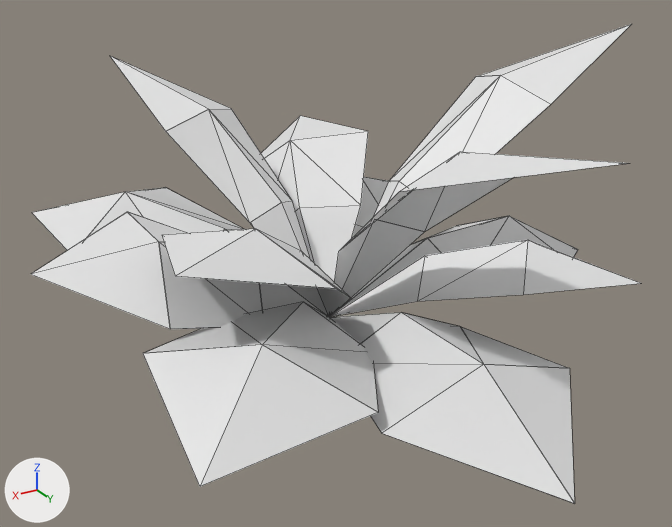
Before and after pictures for a commit that changed the FBX model WinAPI_2504/Resources/MedievalConstructions/Game/LowPolyMedievalConstructions/Meshes/SM_Pot_4_Leaf.FBX.
One viewpoint serves both versions: a 50 mm lens placed at (0.686, 1.164, 1.087), pointed at (0.032, 0.074, 0.542). Every picture has the same lights, and +X, +Y and +Z are marked at lower left. The first picture is the older version. Mesh edges are drawn as thin lines. Objects named as collision shapes, trigger or cutter boxes, shadow casters or lower levels of detail are left out. Where no turn or scale is listed for an object, it has been applied to the vertices.

Objects in the first picture: 'SM_Pot_4_Leaf'.
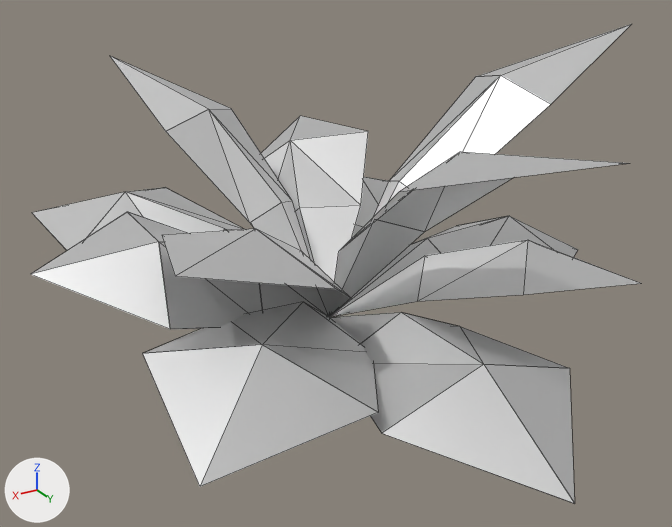
The newer file is also turned or shifted as a whole; pictures and numbers use the older file's frame.

Boxes (x1, y1, x2, y2) around the edits, measured in the pictures (672 x 527 px; the box of a moved part takes in the faces that stretch with it):
'SM_Pot_4_Leaf', surface changed, reshaped: (30, 24, 641, 504) in both
part 1 of me_sm_pot_4_leaf, moved or reshaped: before (110, 56, 406, 342); after (110, 56, 406, 343)

Patch to the scene script:
```diff
--- a/WinAPI_2504/Resources/MedievalConstructions/Game/LowPolyMedievalConstructions/Meshes/SM_Pot_4_Leaf.FBX.py
+++ b/WinAPI_2504/Resources/MedievalConstructions/Game/LowPolyMedievalConstructions/Meshes/SM_Pot_4_Leaf.FBX.py
@@ mat_m_texture_atlas @@
 mat_m_texture_atlas.roughness = 0.553
+mat_m_texture_atlas.metallic = 1.0
@@ me_sm_pot_4_leaf @@
 # used by ob_sm_pot_4_leaf; location = (0.0, 0.0, 0.0)
-me_sm_pot_4_leaf.from_pydata(...)  # 190 vertices, 192 faces; spans x -0.554..0.451, y -0.407..0.571, z 0.412..0.842
+me_sm_pot_4_leaf.from_pydata(...)  # 188 vertices, 192 faces; spans x -0.554..0.451, y -0.407..0.571, z 0.412..0.842
+# me_sm_pot_4_leaf part 1
+# 2 vertices are removed from x 0.0, y 0.0, z 0.414
+# 42 faces are deleted
+# 42 new faces join them
 me_sm_pot_4_leaf.materials.append(mat_m_texture_atlas)
```
